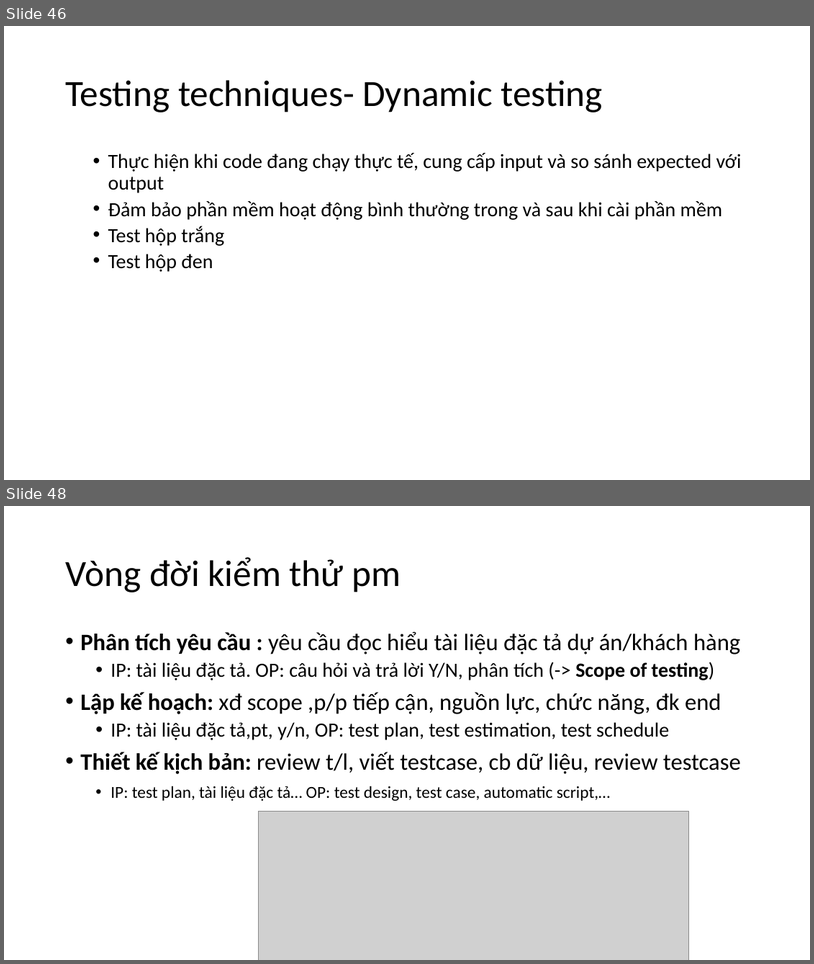
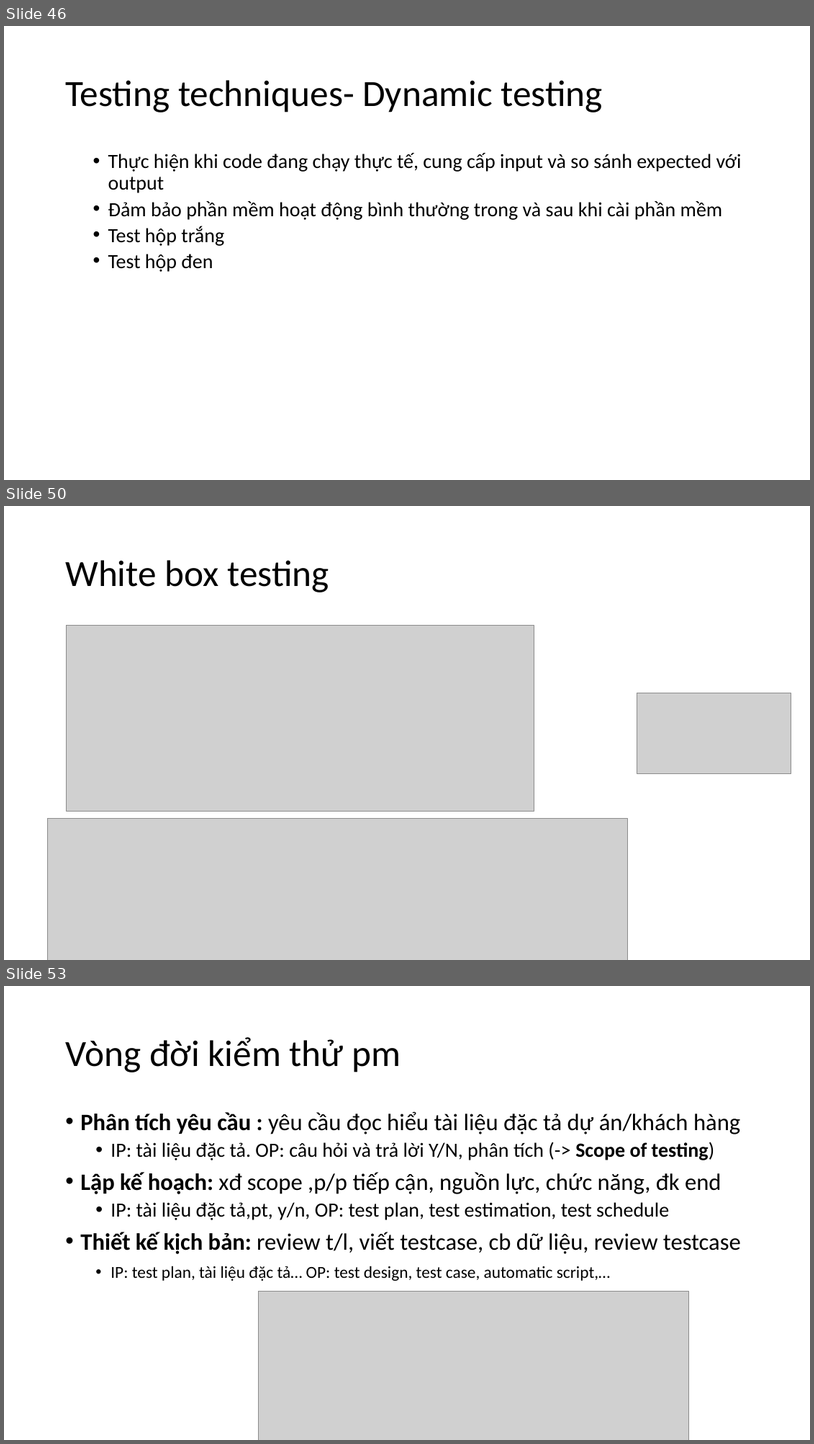
Before and after one commit to shinnobi/software_testing, a slide deck: slide/VMP_SOFTWARE_TEST.pptx. Shown one above the other, each under a label of ours: slides 46 and 48 before the commit, slides 46, 50 and 53 after it; the slides between them are not shown. The pictures are 814x964 and 814x1444 pixels, drawn with LibreOffice and Linux fonts; fonts in the diff are those of the drawing; grey boxes stand for pictures. Boxes give left, top, right and bottom in pixels: in the first picture for what was removed or moved away, otherwise in the second. Text is boxed around its words. In the diff, an @@ line names an element or a change of style, - is before the commit and + after.

```diff
--- a/slide/VMP_SOFTWARE_TEST.pptx
+++ b/slide/VMP_SOFTWARE_TEST.pptx
@@ slide 50 added at [4, 506, 810, 960], background #FFFFFF @@
@@ title added at [65, 560, 329, 592], 44 pt, text #000000 @@
+White box testing
@@ picture added at [67, 626, 535, 811] @@
@@ picture added at [638, 692, 791, 773] @@
@@ picture added at [47, 818, 628, 960] @@
@@ what was slide 48 is now slide 53 @@
```
Also in this commit, not shown: 3 slides changed, 29 other slides added, 1 slide removed, 1 other file.
